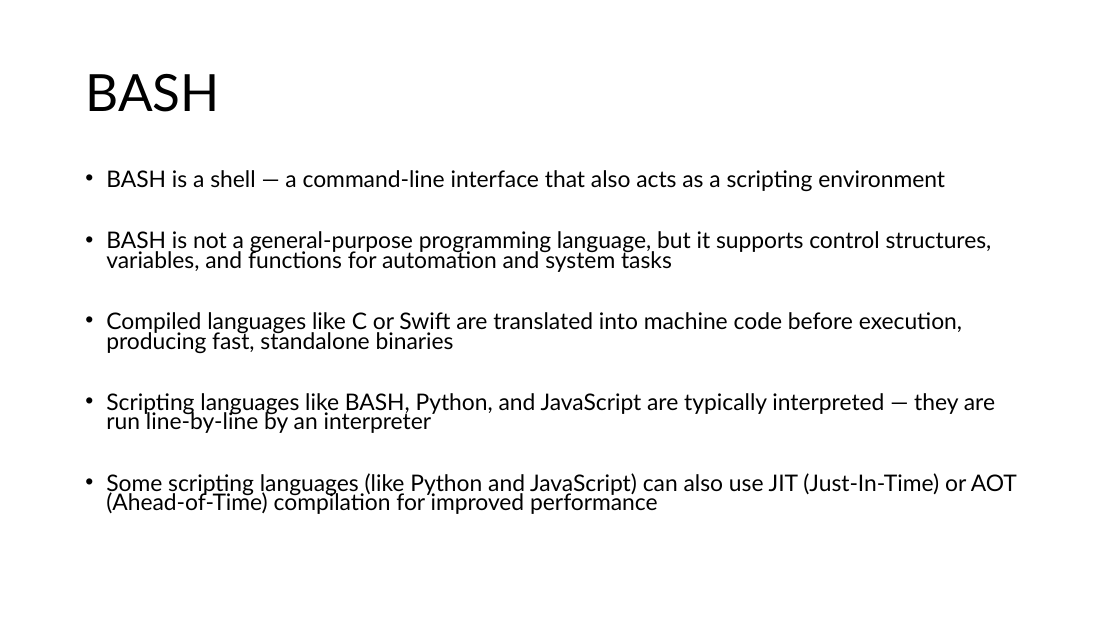
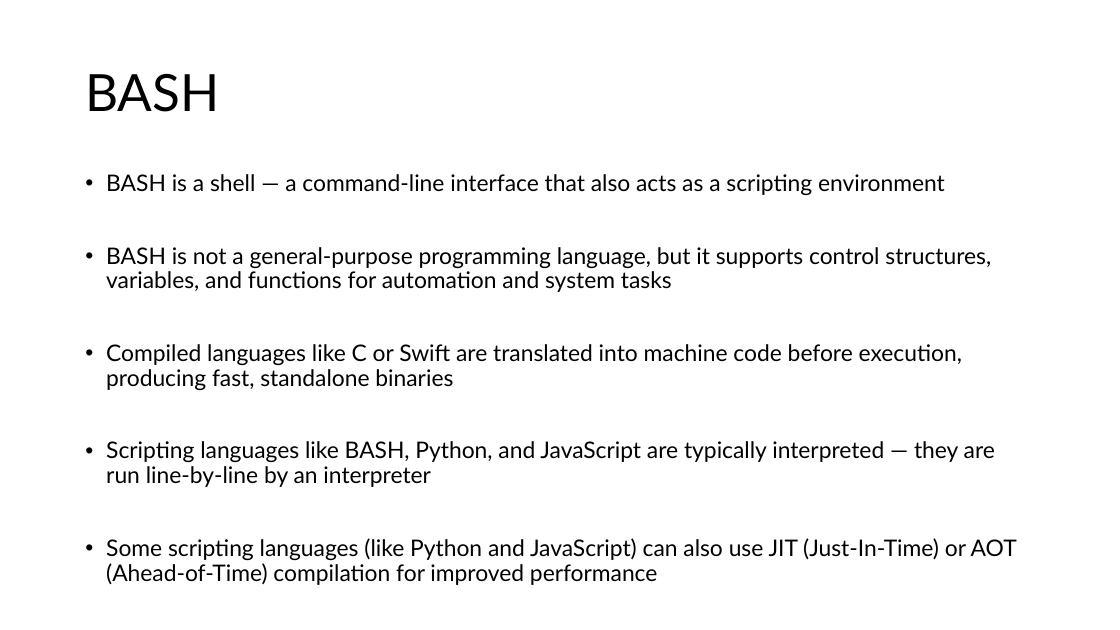
Before and after one commit to linuxgeeked/public, a slide deck: slide 8 of CyberCamp2025/2025_CyberCamp.pptx. Drawn at 1120x630 pixels with LibreOffice and Linux fonts; fonts in the diff are those of the drawing. Boxes give left, top, right and bottom in pixels: in the first picture for what was removed or moved away, otherwise in the second. Text is boxed around its words. In the diff, an @@ line names an element or a change of style, - is before the commit and + after.

```diff
--- a/CyberCamp2025/2025_CyberCamp.pptx
+++ b/CyberCamp2025/2025_CyberCamp.pptx
@@ text "BASH is a shell — ..." at (106,174,1017,584): line spacing 0.7 to 0.9 @@
```
Also in this commit, not shown: 8 other slides changed, 8 other files.
